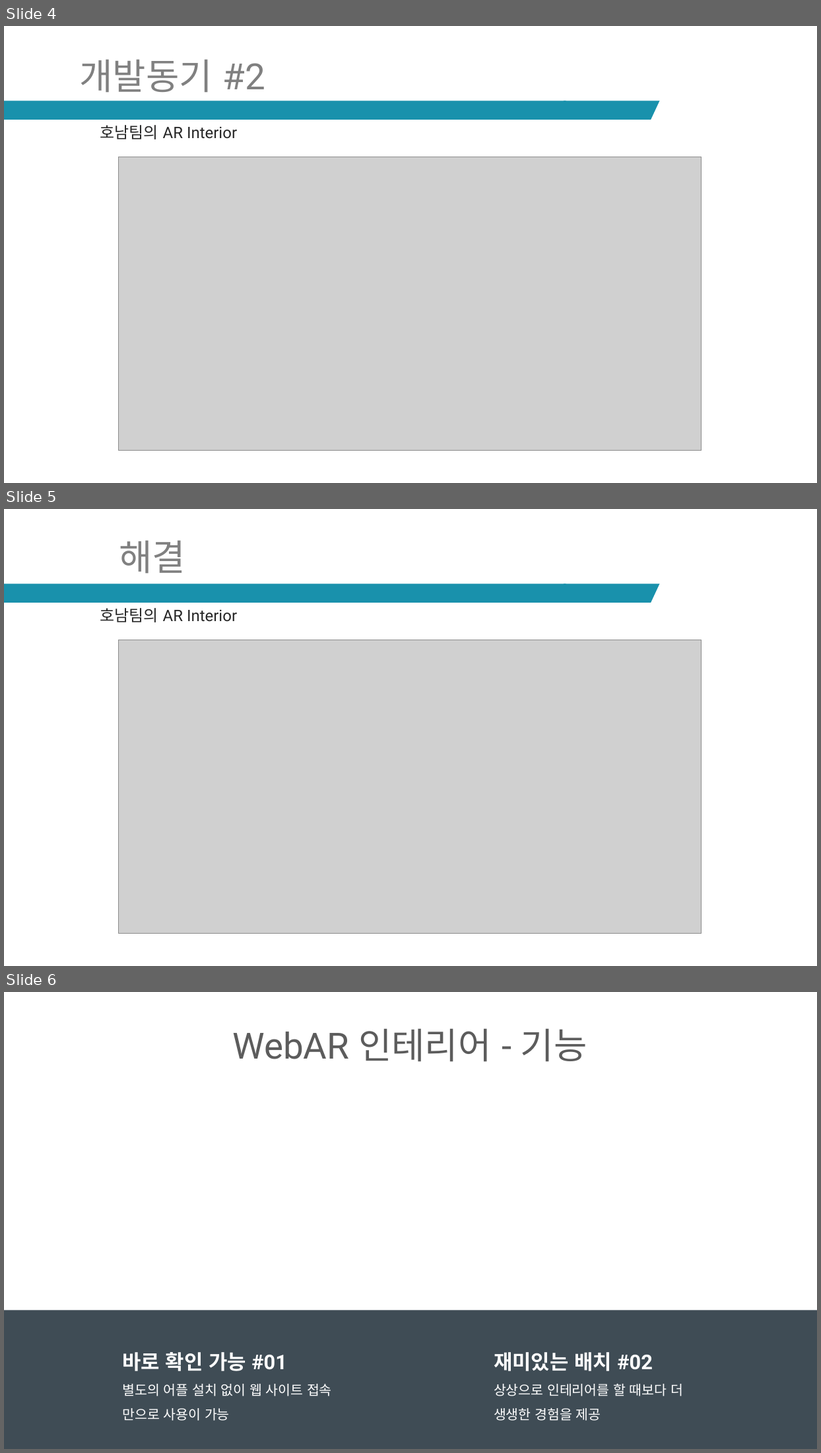
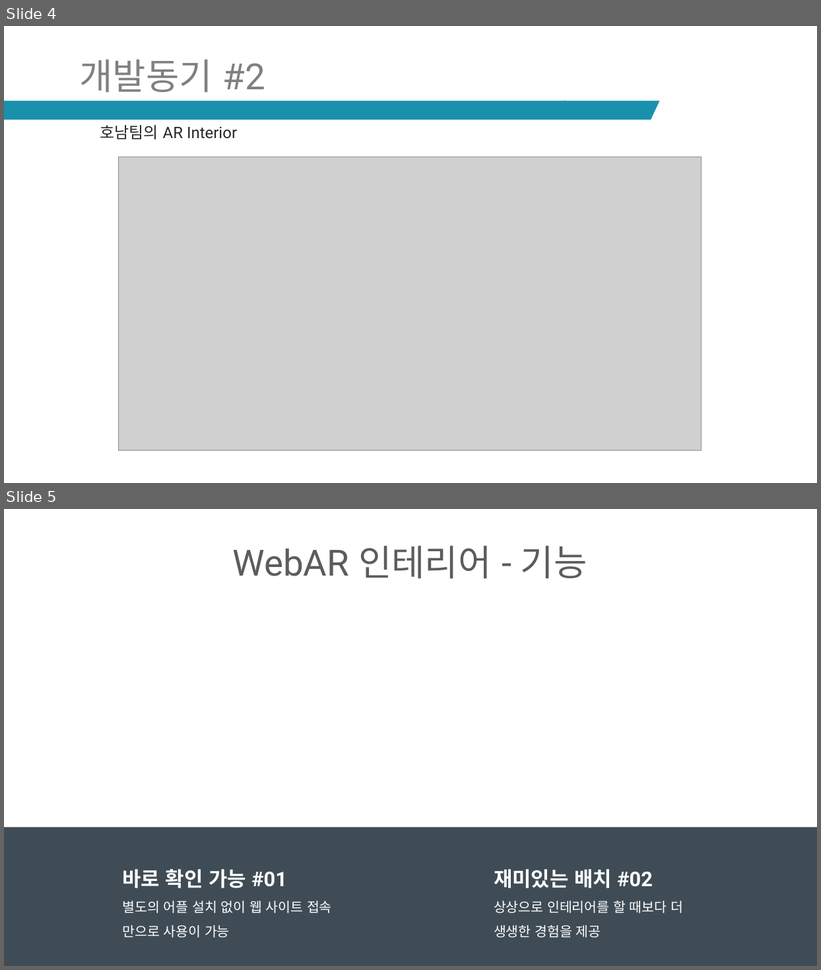
Before and after one commit to ptyoiy/ARwork, a slide deck: 호남-발표자료 - 복사본.pptx. Shown one above the other, each under a label of ours: slides 4, 5 and 6 before the commit, slides 4 and 5 after it. The pictures are 821x1453 and 821x970 pixels, drawn with LibreOffice and Linux fonts; fonts in the diff are those of the drawing; grey boxes stand for pictures; background and template pictures are left out. Boxes give left, top, right and bottom in pixels: in the first picture for what was removed or moved away, otherwise in the second. Text is boxed around its words. In the diff, an @@ line names an element or a change of style, - is before the commit and + after.

```diff
--- a/호남-발표자료 - 복사본.pptx
+++ b/호남-발표자료 - 복사본.pptx
@@ slide 5 removed at bbox=[4, 509, 817, 966], background #FFFFFF @@
@@ title removed at bbox=[120, 541, 186, 573] @@
-해결
@@ rectangle removed at bbox=[4, 584, 567, 603] @@
@@ freeform shape removed at bbox=[564, 584, 659, 603] @@
@@ text removed at bbox=[100, 608, 237, 623] @@
-호남팀의 AR Interior
@@ picture removed at bbox=[119, 640, 702, 933] @@
@@ what was slide 6 is now slide 5 @@
```
Also in this commit, not shown: 8 slides changed, 1 other slide removed, 2 other files.
